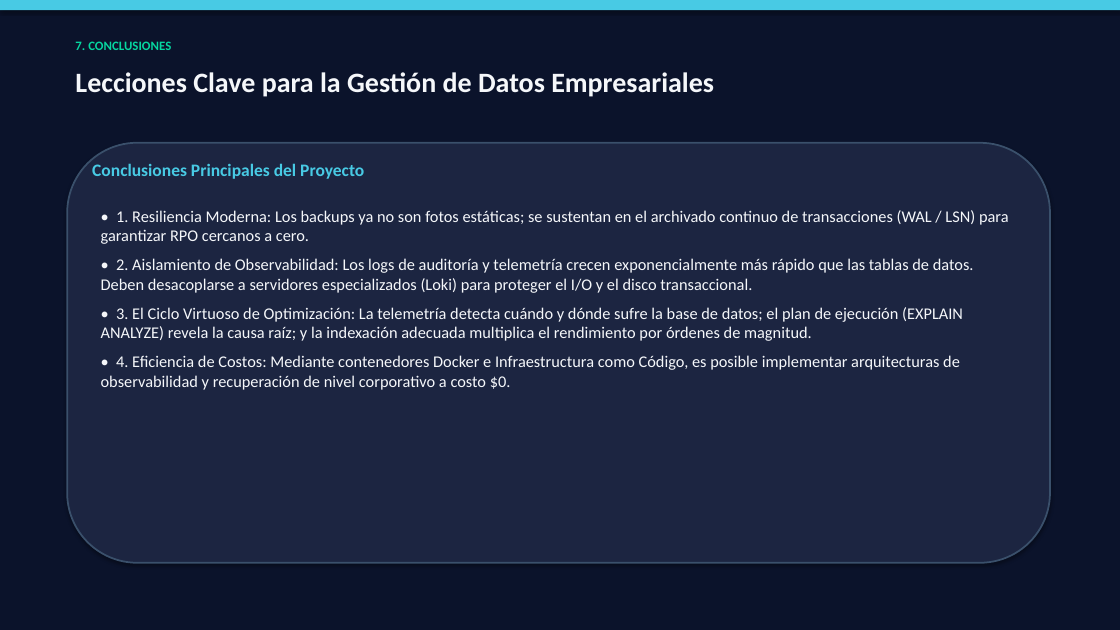
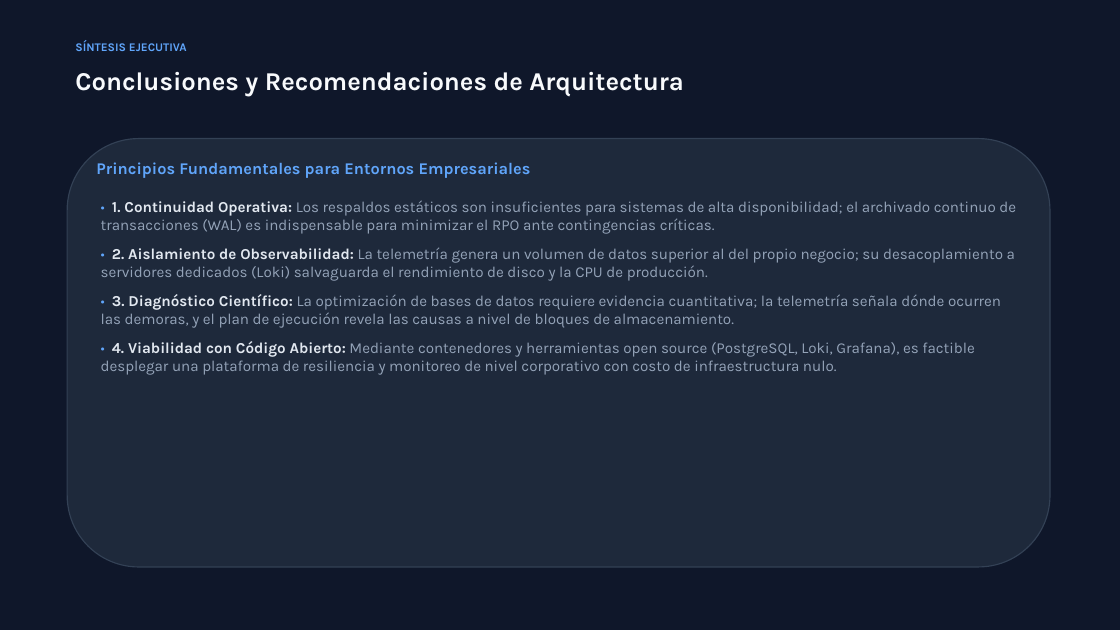
Before and after one commit to EmilyCayambe/Openmetadata, a slide deck: slide 11 of presentacion/Presentacion_Telemetria_Optimizacion.pptx. Drawn at 1120x630 pixels with LibreOffice and Linux fonts; fonts in the diff are those of the drawing. Boxes give left, top, right and bottom in pixels: in the first picture for what was removed or moved away, otherwise in the second. Text is boxed around its words. In the diff, an @@ line names an element or a change of style, - is before the commit and + after.

Commit message:
style: refine presentation with sober corporate slate palette, Segoe UI typography, bold-only terms, and clean academic layout

```diff
--- a/presentacion/Presentacion_Telemetria_Optimizacion.pptx
+++ b/presentacion/Presentacion_Telemetria_Optimizacion.pptx
@@ rectangle at (x1=0, y1=0, x2=1120, y2=630): fill #0B132B to #0F172A @@
@@ rectangle removed at (x1=0, y1=0, x2=1120, y2=10) @@
@@ text added at (x1=75, y1=40, x2=187, y2=51), 10 pt, text #60A5FA, bold @@
+SÍNTESIS EJECUTIVA
@@ text at (x1=75, y1=72, x2=684, y2=96): text changed; size 11 to 22 pt; font Calibri to Karla; text colour #06D6A0 to #F8FAFC @@
-7. CONCLUSIONES
+Conclusiones y Recomendaciones de Arquitectura
@@ text removed at (x1=75, y1=72, x2=714, y2=97) @@
-Lecciones Clave para la Gestión de Datos Empresariales
@@ rounded rectangle resized from (x1=67, y1=143, x2=1050, y2=563) to (x1=67, y1=139, x2=1050, y2=567) @@
@@ rounded rectangle at (x1=67, y1=139, x2=1050, y2=567): fill #1C2541 to #1E293B; outline #3A506B 1.5 pt to #334155 1 pt; shadow off @@
@@ text removed at (x1=92, y1=163, x2=364, y2=179) @@
-Conclusiones Principales del Proyecto
@@ text added at (x1=96, y1=162, x2=531, y2=178), 14 pt, text #60A5FA, bold @@
+Principios Fundamentales para Entornos Empresariales
@@ text at (x1=101, y1=200, x2=1016, y2=375): text changed; size 14 to 13 pt; font Calibri to Karla; text colour #F5F7FA to #94A3B8 @@
-• 1. Resiliencia Moderna: Los backups ya no son fotos estáticas; se sustentan en el archivado continuo de transacciones (WAL / LSN) para garantizar RPO cercanos a cero.
-• 2. Aislamiento de Observabilidad: Los logs de auditoría y telemetría crecen exponencialmente más rápido que las tablas de datos. Deben desacoplarse a servidores especializados (Loki) para proteger el I/O y el disco transaccional.
-• 3. El Ciclo Virtuoso de Optimización: La telemetría detecta cuándo y dónde sufre la base de datos; el plan de ejecución (EXPLAIN ANALYZE) revela la causa raíz; y la indexación adecuada multiplica el rendimiento por órdenes de magnitud.
-• 4. Eficiencia de Costos: Mediante contenedores Docker e Infraestructura como Código, es posible implementar arquitecturas de observabilidad y recuperación de nivel corporativo a costo $0.
+• 1. Continuidad Operativa: Los respaldos estáticos son insuficientes para sistemas de alta disponibilidad; el archivado continuo de transacciones (WAL) es indispensable para minimizar el RPO ante contingencias críticas.
+• 2. Aislamiento de Observabilidad: La telemetría genera un volumen de datos superior al del propio negocio; su desacoplamiento a servidores dedicados (Loki) salvaguarda el rendimiento de disco y la CPU de producción.
+• 3. Diagnóstico Científico: La optimización de bases de datos requiere evidencia cuantitativa; la telemetría señala dónde ocurren las demoras, y el plan de ejecución revela las causas a nivel de bloques de almacenamiento.
+• 4. Viabilidad con Código Abierto: Mediante contenedores y herramientas open source (PostgreSQL, Loki, Grafana), es factible desplegar una plataforma de resiliencia y monitoreo de nivel corporativo con costo de infraestructura nulo.
```
Also in this commit, not shown: 3 other slides changed, 7 slides added, 7 slides removed, 4 other files.
